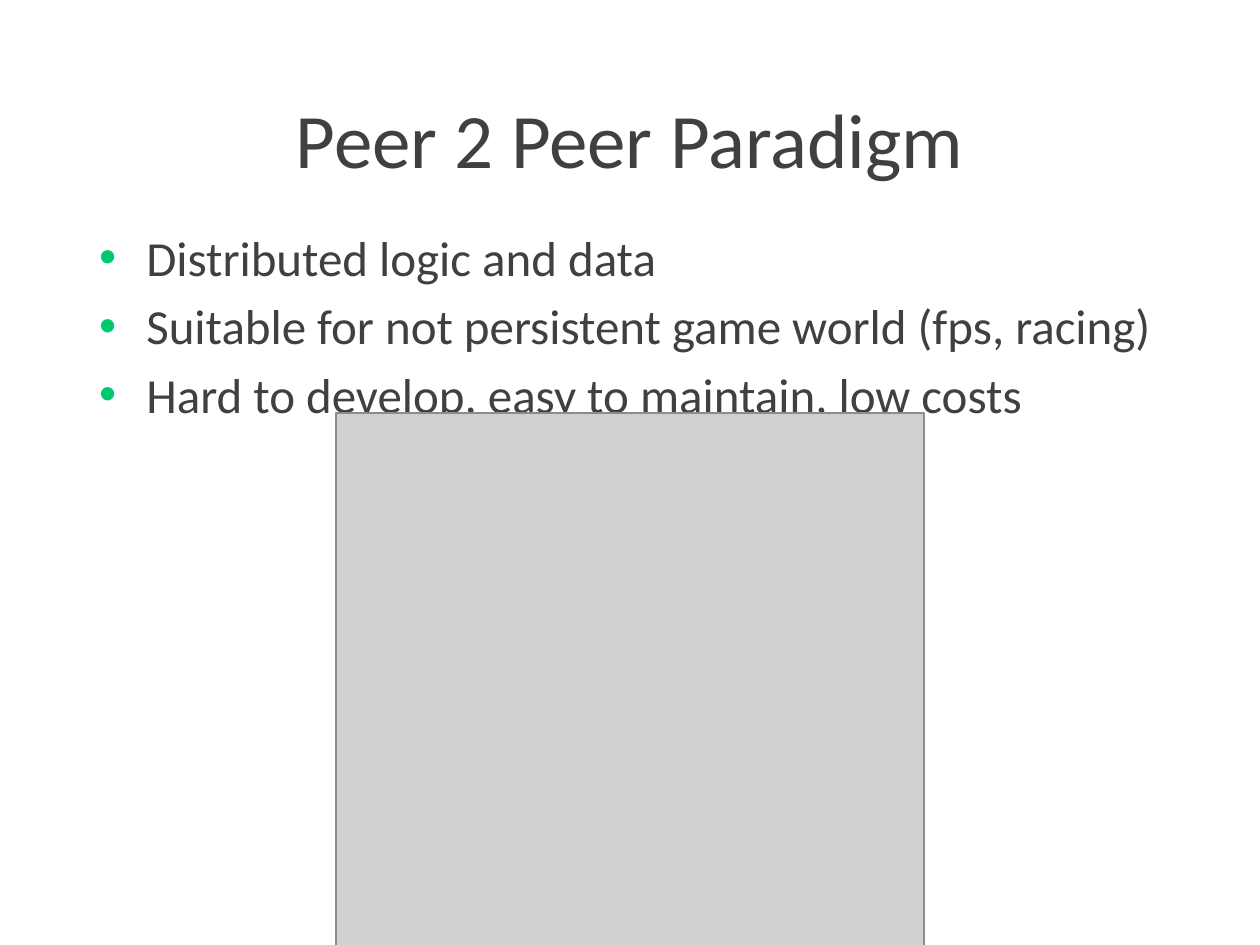
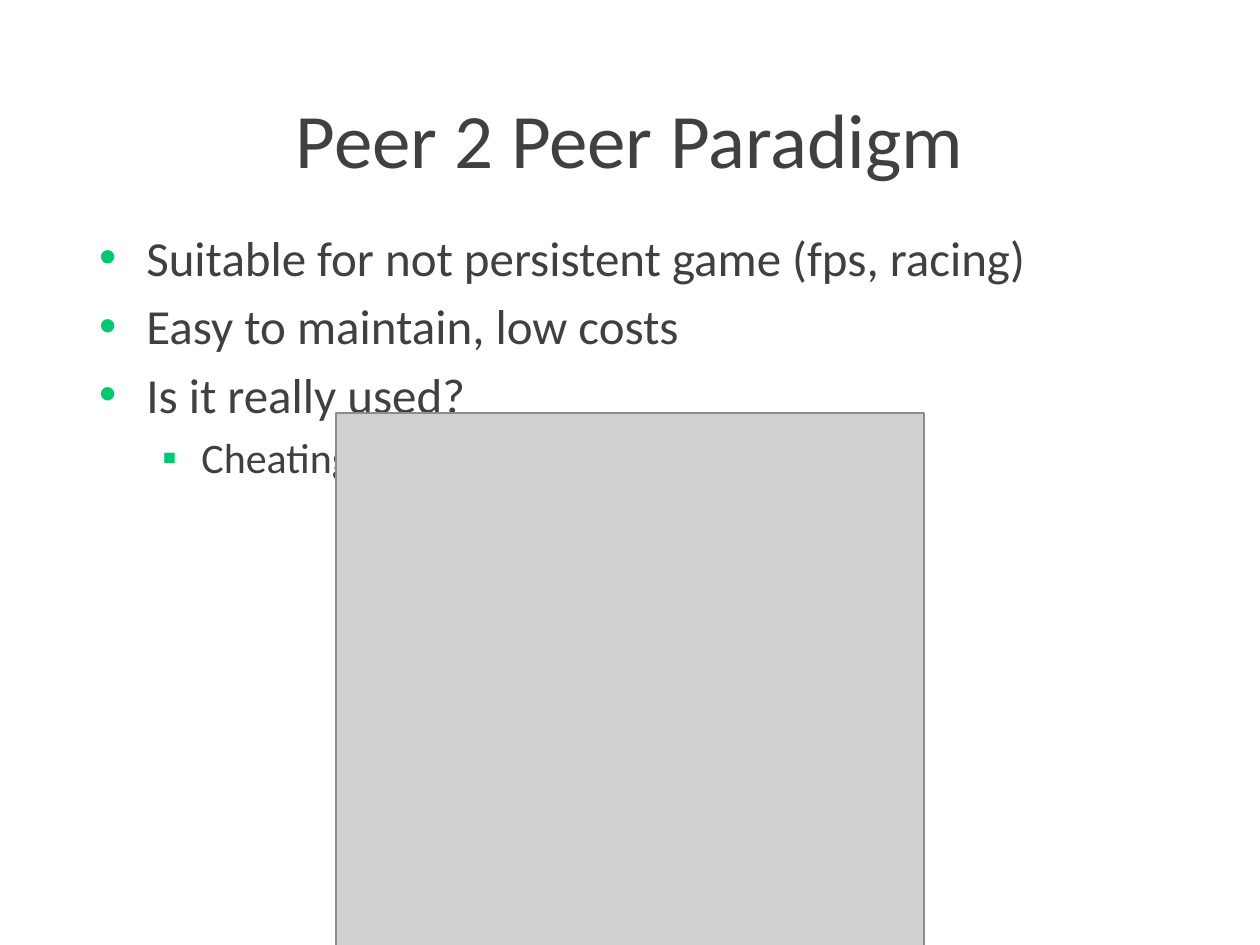
Before and after one commit to Lotti/codemotion2015, a slide deck: slide 10 of slides/slides.pptx. Drawn at 1260x945 pixels with LibreOffice and Linux fonts; fonts in the diff are those of the drawing; grey boxes stand for pictures; background and template pictures are left out. Boxes give left, top, right and bottom in pixels: in the first picture for what was removed or moved away, otherwise in the second. Text is boxed around its words. In the diff, an @@ line names an element or a change of style, - is before the commit and + after.

```diff
--- a/slides/slides.pptx
+++ b/slides/slides.pptx
@@ text at (146, 240, 1025, 484): text changed @@
-• Distributed logic and data
-• Suitable for not persistent game world (fps, racing)
-• Hard to develop, easy to maintain, low costs
+• Suitable for not persistent game (fps, racing)
+• Easy to maintain, low costs
+• Is it really used?
+  ▪ Cheating, Modding, Pirates, Business
```
Also in this commit, not shown: 2 other slides changed.
